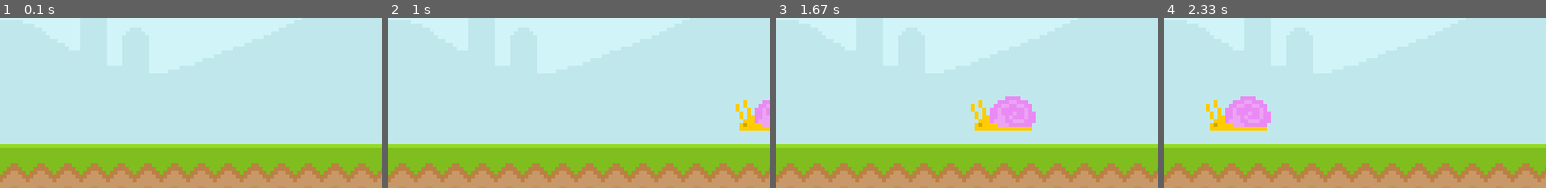
Above: before the commit, frames 1-4 (left to right).
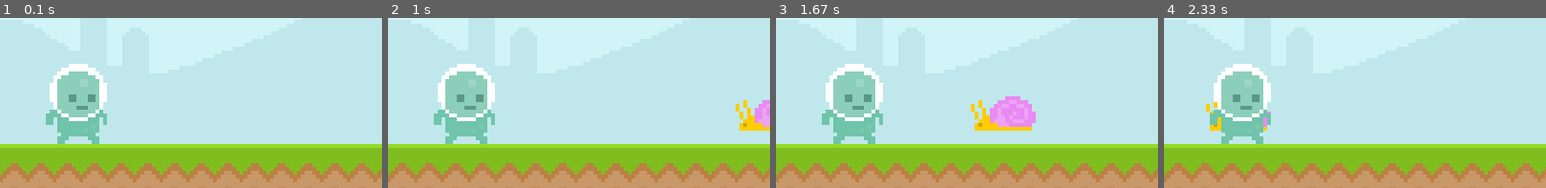
Above: after the commit, the same moments.

Repository: atrox3d/ultimate-introduction-to-pygame
Game: pygame game, started from main.py
Two runs of this game, one before a commit and one after it. Both use one fixed random seed, a clock stepped at 60 frames per second and the inputs below.
Inputs:
- Up to frame 1 (0.1 s): no input
- Up to frame 2 (1 s): no input
- Up to frame 3 (1.67 s): no input
- Up to frame 4 (2.33 s): no input
The pictures show only the part of the screen within x 0-50%, y 35-85%; the shares and areas given below are measured in that part.

The runs differ from the first frame. In frame 1, 5.6% of the frame differs, in the area x 12-28%, y 26-75%; in frame 2, 5.6%; in frame 3, 5.6%; in frame 4, 5.6%.

Commit message:
draw player using rectangle

Diff:
--- a/main.py
+++ b/main.py
@@ -2,56 +2,65 @@
 # https://stackoverflow.com/questions/19747371/python-exit-commands-why-so-many-and-when-should-each-be-used
 from sys import exit
 
-pygame.init()                                                               # initialize engine
+pygame.init()                                               # initialize engine
 
 width = 800
 height = 400
-screen = pygame.display.set_mode((width, height))                           # create display surface
+screen = pygame.display.set_mode((width, height))           # create display surface
 game_title = 'Runner'
-pygame.display.set_caption(game_title)                                      # set window title
+pygame.display.set_caption(game_title)                      # set window title
 
-clock = pygame.time.Clock()                                                 # instantiate clock object
+clock = pygame.time.Clock()                                 # instantiate clock object
 
-rectangle_surface = pygame.Surface((100, 200))                              # create rectangle 100*200 (w, h)
-rectangle_surface.fill('red')                                               # fill rectangle with red
+rectangle_surface = pygame.Surface((100, 200))              # create rectangle 100*200 (w, h)
+rectangle_surface.fill('red')                               # fill rectangle with red
 #
 font = pygame.font.Font(
-                        # None,                                               # None = default font
-                        'font/Pixeltype.ttf',                               # load font
-                        50                                                  # font size
+                        # None,                               # None = default font
+                        'font/Pixeltype.ttf',               # load font
+                        50                                  # font size
 )
 text = font.render(
-                    game_title,                                             # text to draw
-                    False,                                                  # antialiasing,
-                    'black'                                                 # color
+                    game_title,                             # text to draw
+                    False,                                  # antialiasing,
+                    'black'                                 # color
 )
 #
-sky_bg = pygame.image.load('graphics/Sky.png').convert()                    # load sky background and convert it
-ground_bg = pygame.image.load('graphics/ground.png').convert()              # load terrain background and convert it
+sky_img = 'graphics/Sky.png'
+sky_bg = pygame.image.load(sky_img).convert()               # load sky background and convert it
+ground_img = 'graphics/ground.png'
+ground_bg = pygame.image.load(ground_img).convert()         # load terrain background and convert it
 #
-snail = pygame.image.load('graphics/snail/snail1.png').convert_alpha()      # load snail and converting respecting alpha channel
+snail_img = 'graphics/snail/snail1.png'
+snail = pygame.image.load(snail_img).convert_alpha()        # load snail and converting respecting alpha channel
 snail_x = 600
+#
+player_img = 'graphics/Player/player_walk_1.png'
+player = pygame.image.load(player_img).convert_alpha()      # load player and convert respecting alpha channel
+# player_rect = pygame.rect(left, top, width, height)
+player_rect = player.get_rect(midbottom=(80, 300))
 
-while True:                                                                 # main loop
-    for event in pygame.event.get():                                        # loop through events
-        if event.type == pygame.QUIT:                                       # quit by closing window
+while True:                                                 # main loop
+    for event in pygame.event.get():                        # loop through events
+        if event.type == pygame.QUIT:                       # quit by closing window
             pygame.quit()
-            exit()                                                          # prevent further updates
+            exit()                                          # prevent further updates
 
     # draw all our elements
 
     # when drawing surfaces order is relevant
     # latest are topmost, this rectangle is hidden!
-    screen.blit(rectangle_surface, (200, 100))                              # draw rectangle on screen
+    screen.blit(rectangle_surface, (200, 100))              # draw rectangle on screen
     #
-    screen.blit(sky_bg, (0, 0))                                             # draw sky
-    screen.blit(ground_bg, (0, 300))                                        # draw terrain
+    screen.blit(sky_bg, (0, 0))                             # draw sky
+    screen.blit(ground_bg, (0, 300))                        # draw terrain
     #
-    screen.blit(text, (300, 50))                                            # draw text
+    screen.blit(text, (300, 50))                            # draw text
     #
-    screen.blit(snail, (snail_x, 250))                                      # draw snail
-    snail_x = snail_x < -100 and 800 or snail_x - 4                         # update snail position
-
+    screen.blit(snail, (snail_x, 250))                      # draw snail
+    snail_x = snail_x < -100 and 800 or snail_x - 4         # update snail position
+    #
+    screen.blit(player, player_rect)                        # draw player using rect
     # update everything
-    pygame.display.update()                                                 # update display surface
-    clock.tick(60)                                                          # set framerate: 60fps/one loop every 1.666 milliseconds
+    pygame.display.update()                                 # update display surface
+    clock.tick(60)                                          # set framerate: 60fps/one loop every 1.666 milliseconds
